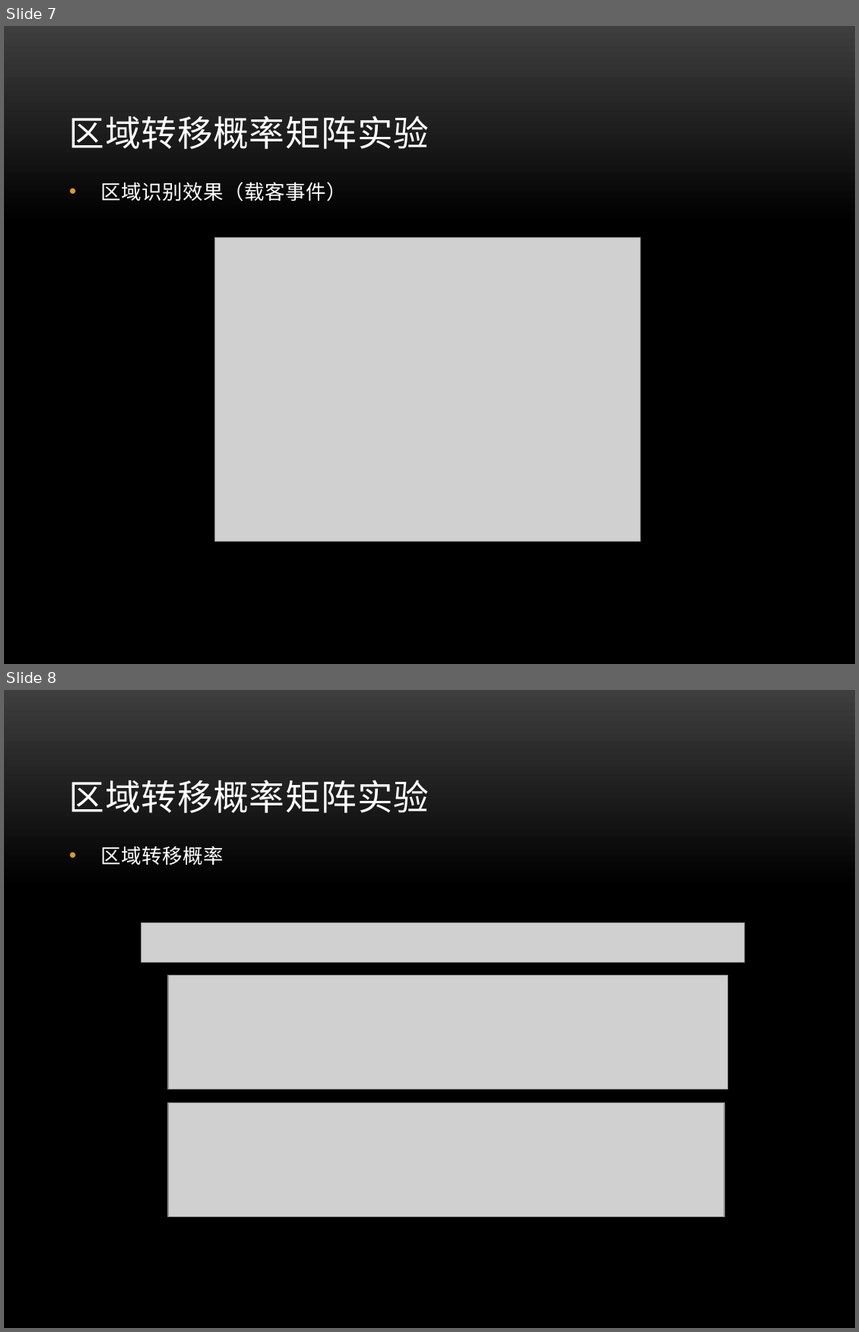
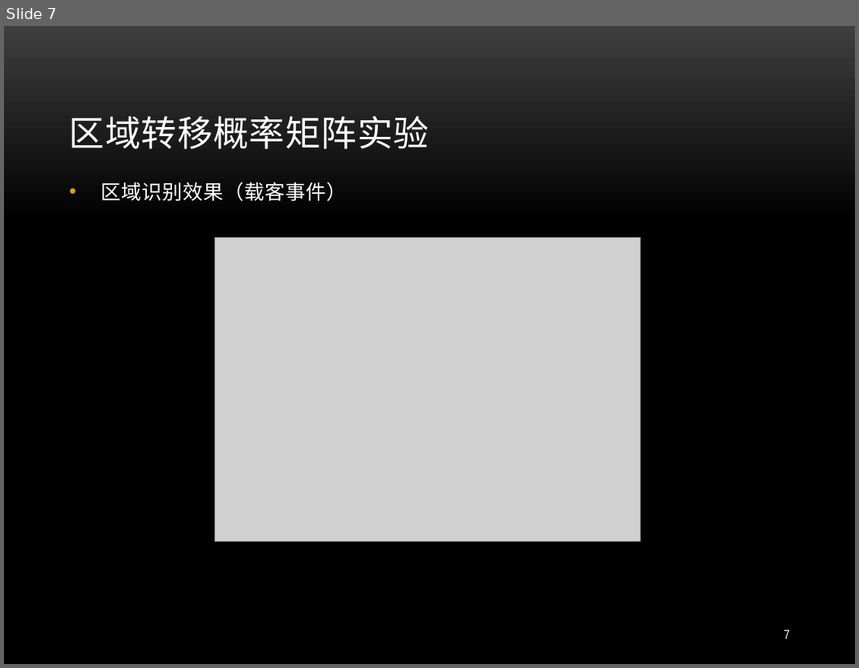
Before and after one commit to wsgan001/Paper_movement_model, a slide deck: START修改部分.pptx. Shown one above the other, each under a label of ours: slides 7 and 8 before the commit, slide 7 after it. The pictures are 859x1332 and 859x668 pixels, drawn with LibreOffice and Linux fonts; fonts in the diff are those of the drawing; grey boxes stand for pictures; background and template pictures are left out. Boxes give left, top, right and bottom in pixels: in the first picture for what was removed or moved away, otherwise in the second. Text is boxed around its words. In the diff, an @@ line names an element or a change of style, - is before the commit and + after.

```diff
--- a/START修改部分.pptx
+++ b/START修改部分.pptx
@@ slide 8 removed at bbox=[4, 690, 855, 1328], background picture (left out) @@
@@ title removed at bbox=[69, 780, 429, 813] @@
-区域转移概率矩阵实验
@@ text removed at bbox=[101, 846, 224, 865] @@
-• 区域转移概率
@@ picture removed at bbox=[141, 923, 744, 962] @@
@@ picture removed at bbox=[168, 976, 728, 1090] @@
@@ picture removed at bbox=[168, 1103, 725, 1217] @@
@@ slide 7 changed as well @@
@@ page number added at bbox=[784, 630, 790, 639], 11 pt, text #FFFFFF @@
+7
```
Also in this commit, not shown: 6 other slides changed, 1 slide added, 1 other slide removed.
